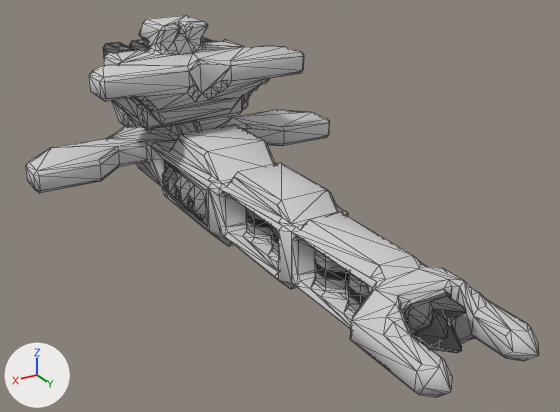
Two versions of the OBJ model src/jsMain/resources/meshes/fulkreykk-4-khorr-class.obj, one commit apart.
Both versions are drawn from a 50 mm lens placed at (42.9, 73.8, 43.5), pointed at (0.1, 2.4, 7.7). Lighting does not change. The marker at lower left points along +X, +Y and +Z. Mesh edges are drawn as thin lines. Where no turn or scale is listed for an object, it has been applied to the vertices.

Script lines for the objects in view, before the commit:
```python
me_fulkreykk_4_khorr_class = bpy.data.meshes.new('fulkreykk-4-khorr-class')
me_fulkreykk_4_khorr_class.from_pydata(...)  # 1340 vertices, 2529 faces; spans x -22.5..22.5, y -37.0..37.0, z 0.0..25.0
me_fulkreykk_4_khorr_class.materials.append(mat_fulkreykk_4_khorr_class)
ob_fulkreykk_4_khorr_class = bpy.data.objects.new('fulkreykk-4-khorr-class', me_fulkreykk_4_khorr_class)
ob_fulkreykk_4_khorr_class.location = (0.0, 0.0, 0.0)
```
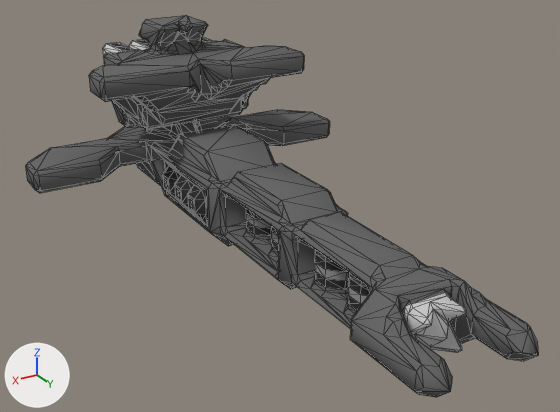
Edits to the bpy script that builds the scene:
```text
Change me_fulkreykk_4_khorr_class:
    used by ob_fulkreykk_4_khorr_class; location = (0.0, 0.0, 0.0)
    remove me_fulkreykk_4_khorr_class.from_pydata(...)  # 1340 vertices, 2529 faces; spans x -22.5..22.5, y -37.0..37.0, z 0.0..25.0
    add me_fulkreykk_4_khorr_class.from_pydata(...)  # 1336 vertices, 2529 faces; spans x -22.5..22.5, y -37.0..37.0, z 0.0..25.0
    me_fulkreykk_4_khorr_class part 1: 2 vertices moved from x 0.0, y 29.5..30.5, z 6.0..7.0 to x -1.5..1.5, y 29.5, z 5.5; 17 vertices removed from x -6.0..5.0, y -31.0..36.5, z 3.5..11.5; 12 vertices added at x -8.5..4.0, y -31.5..36.5, z 1.5..17.5
    me_fulkreykk_4_khorr_class part 2: 1 vertex removed from x -1.0, y -17.0, z 20.5; 1 vertex added at x -2.0, y -16.5, z 21.0
    me_fulkreykk_4_khorr_class part 3: 2093 kept faces spanning x -22.5..22.5, y -37.0..37.0, z 0.0..25.0 get new texture (UV) coordinates
```

What differs and where, as boxes (x1, y1, x2, y2) in the pictures (560 x 412 px; the box of a moved part takes in the faces that stretch with it):
part 1 of me_fulkreykk_4_khorr_class, moved or reshaped: before (264, 141, 461, 397); after (264, 142, 539, 361)
part 2 of me_fulkreykk_4_khorr_class, moved or reshaped: before (199, 59, 231, 66); after (200, 59, 231, 65)
part 3 of me_fulkreykk_4_khorr_class, surface changed: (25, 15, 539, 391) in both
